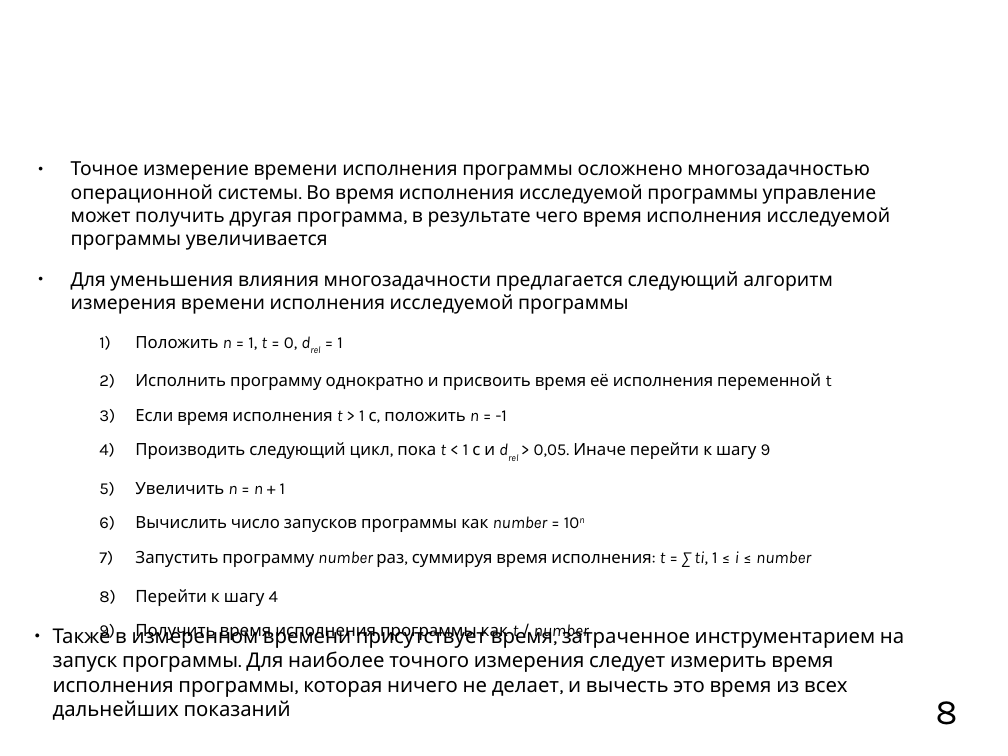
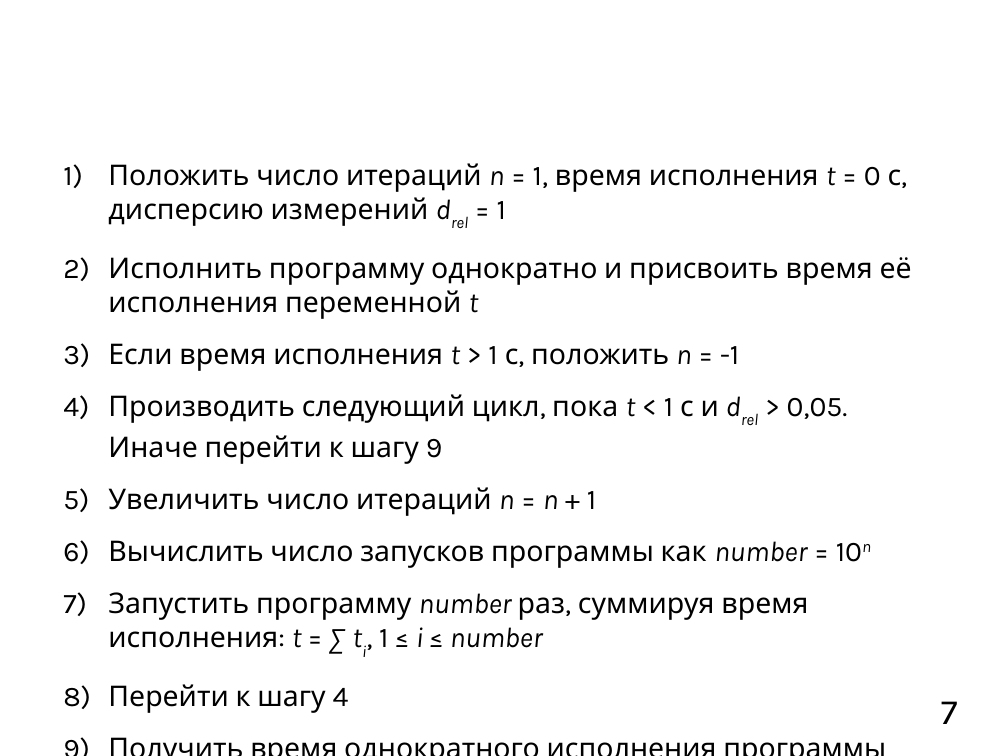
Before and after one commit to mkpankov/adaptor, a slide deck: slide 7 of diploma/defense/brochure.odp (slide 8 before the commit). Drawn at 1008x756 pixels with LibreOffice and Linux fonts; fonts in the diff are those of the drawing; background and template pictures are left out. Boxes give left, top, right and bottom in pixels: in the first picture for what was removed or moved away, otherwise in the second. Text is boxed around its words. In the diff, an @@ line names an element or a change of style, - is before the commit and + after.

```diff
--- a/diploma/defense/brochure.odp
+++ b/diploma/defense/brochure.odp
@@ text at (108, 163, 902, 226): text changed; size 15.2 to 22.4 pt @@
-● Точное измерение времени исполнения программы осложнено многозадачностью операционной системы. Во время исполнения исследуемой программы управление может получить другая программа, в результате чего время исполнения исследуемой программы увеличивается
-● Для уменьшения влияния многозадачности предлагается следующий алгоритм измерения времени исполнения исследуемой программы
-  1) Положить n = 1, t = 0, drel = 1
+1) Положить число итераций n = 1, время исполнения t = 0 с, дисперсию измерений drel = 1
@@ text at (108, 257, 912, 713): size 13.3 to 22.4 pt in "Исполнить программу однократно и присвоить время её ...", "Если время исполнения t > 1 с, ...", "Производить следующий цикл, пока t < 1 ...", "Вычислить число запусков программы как number = ..." and 2 more places; italic on in "t", "≤ ≤"; size 13.2 to 22.4 pt in "drel", "10n"; now subscript in "ti,"; list level 2 to 1 in "Исполнить программу однократно и присвоить ..."; list level 2 to 1 in "Если время исполнения t > ..."; list level 2 to 1 in "Производить следующий цикл, пока t ..."; list level 2 to 1 in "Вычислить число запусков программы как ..."; list level 2 to 1 in "Запустить программу number раз, суммируя ..."; list level 2 to 1 in "Перейти к шагу 4" @@
@@ text at (108, 487, 596, 516): text changed; size 13.3 to 22.4 pt @@
-  5) Увеличить n = n + 1
+5) Увеличить число итераций n = n + 1
@@ text removed at (53, 624, 904, 720) @@
-● Также в измеренном времени присутствует время, затраченное инструментарием на запуск программы. Для наиболее точного измерения следует измерить время исполнения программы, которая ничего не делает, и вычесть это время из всех дальнейших показаний
@@ text at (135, 624, 589, 642): text changed; size 13.3 to 22.4 pt @@
-  9) Получить время исполнения программы как t / number
+9) Получить время однократного исполнения программы как t / number
@@ page number at (941, 701, 958, 724): text changed @@
-8
+7
```
Also in this commit, not shown: 3 other slides changed, 1 slide removed.
